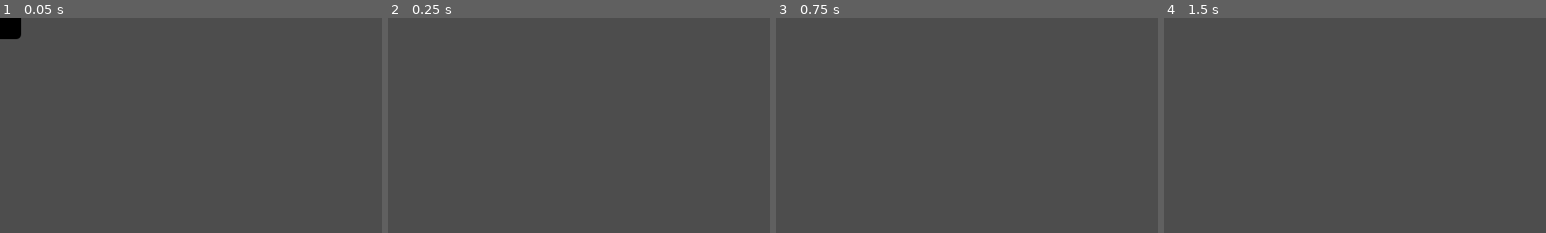
Above: before the commit, frames 1-4 (left to right).
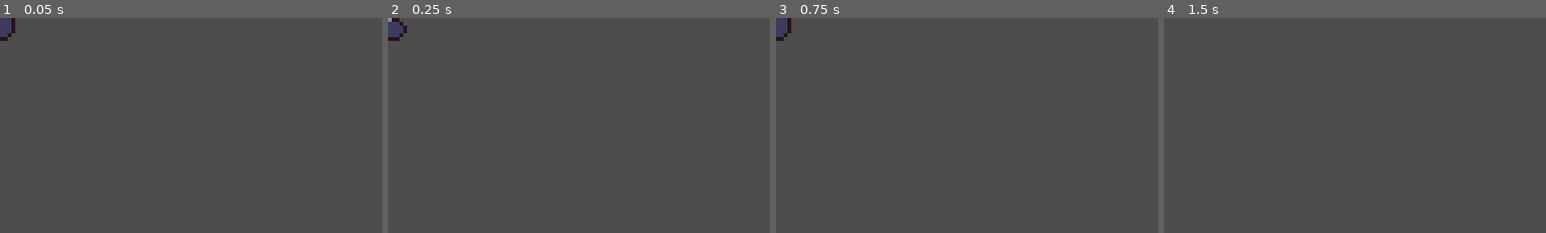
Above: after the commit, the same moments.

Repository: cat-o-tron/duck-game
Game: Godot game, scene res://Player/abilities/Bombs/BombObject.tscn
Same seed, same stepped clock (60 frames per second), same inputs: the game is played once before the commit and once after it. The project has no main scene, so this scene is started directly. The engine's default icon, where the game draws it, is replaced by a stand-in: a white triangle on a blue panel in a dark square.
Inputs:
- Up to frame 1 (0.05 s): no input
- Up to frame 2 (0.25 s): no input
- Up to frame 3 (0.75 s): tap Enter at 0.5 s
- Up to frame 4 (1.5 s): no input
The pictures show only the part of the screen within x 0-50%, y 0-50%; the shares and areas given below are measured in that part.
In our replay, the window is 800x450 before the commit and 640x360 after it. These sizes can differ from the game's own. Grey fills any space a smaller window leaves; there, only what the larger window draws over its background counts as a difference.

The runs differ from the first frame. In frame 1, 0.6% of the frame differs, in the area x 0-6%, y 0-11%; in frame 2, 0.2%; in frame 3, 0.1%; in frame 4, only the window size differs.

Commit message:
added sprites and changed resolution
- changed sprites
- changed resolution
- added some animations

Diff:
--- a/Player/Player.tscn
+++ b/Player/Player.tscn
@@ -1,12 +1,12 @@
-[gd_scene load_steps=8 format=3 uid="uid://wo2b3ufobfxi"]
+[gd_scene load_steps=12 format=3 uid="uid://wo2b3ufobfxi"]
 
-[ext_resource type="Texture2D" uid="uid://b4fvvrriqiir6" path="res://icon.svg" id="1_xhfnw"]
+[ext_resource type="Texture2D" uid="uid://dmoc4fxdoh6sm" path="res://sprites/entities.png" id="1_ddoul"]
 [ext_resource type="PackedScene" uid="uid://bitrh3alrrfd5" path="res://Player/UserMove.tscn" id="2_q3lat"]
 [ext_resource type="PackedScene" uid="uid://b7vnk6hkhkfud" path="res://Player/abilities/teleporter/TeleporterAbility.tscn" id="3_tok1r"]
 [ext_resource type="PackedScene" uid="uid://1riko5ljpr6r" path="res://Player/abilities/Bombs/bombsAbility.tscn" id="4_ddoul"]
 
 [sub_resource type="RectangleShape2D" id="RectangleShape2D_xhfnw"]
-size = Vector2(80, 80)
+size = Vector2(11, 9)
 
 [sub_resource type="GDScript" id="GDScript_tok1r"]
 resource_name = "AbilitiesManager"
@@ -34,21 +34,58 @@
 			timeHeld = 0
 "
 
+[sub_resource type="GDScript" id="GDScript_ddoul"]
+resource_name = "HurtArea"
+script/source = "extends Area2D
+
+
+signal Hit(By:Area2D)
+
+func _ready() -> void:
+	connect(\"area_entered\", area_entered)
+	connect(\"Hit\", hit)
+
+func area_entered(area:Area2D):
+	if area.is_in_group(\"Damage Area\"):
+		Hit.emit(area)
+
+
+func hit(By:Area2D):
+	By=By
+	print(\" ouch\")
+"
+
 [sub_resource type="CircleShape2D" id="CircleShape2D_ddoul"]
-radius = 32.0
+radius = 3.1622777
+
+[sub_resource type="Animation" id="Animation_8g4oa"]
+resource_name = "idle"
+
+[sub_resource type="Animation" id="Animation_6ysni"]
+resource_name = "walk"
+
+[sub_resource type="AnimationLibrary" id="AnimationLibrary_vlldt"]
+_data = {
+&"idle": SubResource("Animation_8g4oa"),
+&"walk": SubResource("Animation_6ysni")
+}
 
 [node name="Player" type="CharacterBody2D"]
-y_sort_enabled = true
 
 [node name="Icon" type="Sprite2D" parent="."]
-scale = Vector2(0.625, 0.625)
-texture = ExtResource("1_xhfnw")
+texture = ExtResource("1_ddoul")
+hframes = 2
+vframes = 3
 
 [node name="CollisionShape2D" type="CollisionShape2D" parent="."]
+position = Vector2(-0.49999997, 0.49999997)
 scale = Vector2(0.99999994, 0.99999994)
 shape = SubResource("RectangleShape2D_xhfnw")
 
 [node name="UserMove" parent="." instance=ExtResource("2_q3lat")]
+MaxSpeed = 100.0
+Accel = 0.7
+Deccel = 0.8
 
 [node name="Abilities" type="Node" parent="."]
 script = SubResource("GDScript_tok1r")
@@ -59,7 +96,13 @@
 cooldown = 0.1
 
 [node name="HurtCircle" type="Area2D" parent="."]
+script = SubResource("GDScript_ddoul")
 
 [node name="CollisionShape2D" type="CollisionShape2D" parent="HurtCircle"]
 shape = SubResource("CircleShape2D_ddoul")
 debug_color = Color(0.9999997, 0.0037328284, 0.089695714, 0.41960785)
+
+[node name="AnimationPlayer" type="AnimationPlayer" parent="."]
+libraries = {
+&"": SubResource("AnimationLibrary_vlldt")
+}
--- a/Player/abilities/Bombs/BombObject.tscn
+++ b/Player/abilities/Bombs/BombObject.tscn
@@ -1,6 +1,6 @@
 [gd_scene load_steps=16 format=3 uid="uid://hkq5lrinxotg"]
 
-[ext_resource type="Texture2D" uid="uid://b4fvvrriqiir6" path="res://icon.svg" id="1_j10rs"]
+[ext_resource type="Texture2D" uid="uid://dmoc4fxdoh6sm" path="res://sprites/entities.png" id="1_j10rs"]
 
 [sub_resource type="GDScript" id="GDScript_j10rs"]
 resource_name = "BombObjectManger"
@@ -17,21 +17,43 @@
 	$AnimationPlayer.play(\"expload\")
 "
 
-[sub_resource type="Animation" id="Animation_o67tb"]
-resource_name = "idle"
-length = 0.13333668
-loop_mode = 1
+[sub_resource type="Animation" id="Animation_kthyn"]
+length = 0.001
 tracks/0/type = "value"
 tracks/0/imported = false
 tracks/0/enabled = true
-tracks/0/path = NodePath("Icon:visible")
+tracks/0/path = NodePath("GPUParticles2D:emitting")
 tracks/0/interp = 1
 tracks/0/loop_wrap = true
 tracks/0/keys = {
-"times": PackedFloat32Array(0, 0.06666667),
-"transitions": PackedFloat32Array(1, 1),
-"update": 1,
-"values": [true, false]
+"times": PackedFloat32Array(0),
+"transitions": PackedFloat32Array(1),
+"update": 1,
+"values": [false]
+}
+tracks/1/type = "value"
+tracks/1/imported = false
+tracks/1/enabled = true
+tracks/1/path = NodePath("Area2D/CollisionShape2D:disabled")
+tracks/1/interp = 1
+tracks/1/loop_wrap = true
+tracks/1/keys = {
+"times": PackedFloat32Array(0),
+"transitions": PackedFloat32Array(1),
+"update": 1,
+"values": [true]
+}
+tracks/2/type = "value"
+tracks/2/imported = false
+tracks/2/enabled = true
+tracks/2/path = NodePath("Icon:frame")
+tracks/2/interp = 1
+tracks/2/loop_wrap = true
+tracks/2/keys = {
+"times": PackedFloat32Array(0),
+"transitions": PackedFloat32Array(1),
+"update": 1,
+"values": [2]
 }
 
 [sub_resource type="Animation" id="Animation_t7se3"]
@@ -56,20 +78,35 @@
 tracks/1/interp = 1
 tracks/1/loop_wrap = true
 tracks/1/keys = {
-"times": PackedFloat32Array(0),
+"times": PackedFloat32Array(0.033333335),
 "transitions": PackedFloat32Array(1),
 "values": [{
 "args": [],
 "method": &"Boom"
 }]
 }
-
-[sub_resource type="Animation" id="Animation_kthyn"]
-length = 0.001
+tracks/2/type = "value"
+tracks/2/imported = false
+tracks/2/enabled = true
+tracks/2/path = NodePath("Area2D/CollisionShape2D:disabled")
+tracks/2/interp = 1
+tracks/2/loop_wrap = true
+tracks/2/keys = {
+"times": PackedFloat32Array(0),
+"transitions": PackedFloat32Array(1),
+"update": 1,
+"values": [false]
+}
+
+[sub_resource type="Animation" id="Animation_o67tb"]
+resource_name = "idle"
+length = 0.16667084
+loop_mode = 1
+step = 0.041666668
 tracks/0/type = "value"
 tracks/0/imported = false
 tracks/0/enabled = true
-tracks/0/path = NodePath("Icon:visible")
+tracks/0/path = NodePath("Area2D/CollisionShape2D:disabled")
 tracks/0/interp = 1
 tracks/0/loop_wrap = true
 tracks/0/keys = {
@@ -81,14 +118,14 @@
 tracks/1/type = "value"
 tracks/1/imported = false
 tracks/1/enabled = true
-tracks/1/path = NodePath("GPUParticles2D:emitting")
+tracks/1/path = NodePath("Icon:frame")
 tracks/1/interp = 1
 tracks/1/loop_wrap = true
 tracks/1/keys = {
-"times": PackedFloat32Array(0),
-"transitions": PackedFloat32Array(1),
-"update": 1,
-"values": [false]
+"times": PackedFloat32Array(0, 0.083333336),
+"transitions": PackedFloat32Array(1, 1),
+"update": 1,
+"values": [2, 3]
 }
 
 [sub_resource type="AnimationLibrary" id="AnimationLibrary_fmq17"]
@@ -127,12 +164,11 @@
 inherit_velocity_ratio = 1.0
 spread = 180.0
 flatness = 1.0
-initial_velocity_min = 400.0
-initial_velocity_max = 600.0
+initial_velocity_min = 100.0
+initial_velocity_max = 150.0
 gravity = Vector3(0, 0, 0)
-damping_max = 100.00001
 scale_min = 0.0
-scale_max = 70.0
+scale_max = 10.0
 scale_curve = SubResource("CurveTexture_mr8q1")
 color_ramp = SubResource("GradientTexture1D_w64q4")
 alpha_curve = SubResource("CurveTexture_7ug7u")
@@ -149,15 +185,16 @@
 "
 
 [sub_resource type="CircleShape2D" id="CircleShape2D_j10rs"]
-radius = 96.0
+radius = 25.298222
 
 [node name="BombObject" type="Node2D"]
 script = SubResource("GDScript_j10rs")
 
 [node name="Icon" type="Sprite2D" parent="."]
-modulate = Color(0, 0, 0, 1)
-scale = Vector2(0.5, 0.5)
 texture = ExtResource("1_j10rs")
+hframes = 2
+vframes = 3
+frame = 2
 
 [node name="AnimationPlayer" type="AnimationPlayer" parent="."]
 libraries = {
@@ -174,9 +211,10 @@
 amount = 60
 lifetime = 0.3
 one_shot = true
+speed_scale = 1.3
 explosiveness = 1.0
 randomness = 0.3
-trail_lifetime = 0.09999999999999999
+trail_lifetime = 0.1
 trail_sections = 100
 process_material = SubResource("ParticleProcessMaterial_34iut")
 script = SubResource("GDScript_o67tb")
@@ -185,6 +223,7 @@
 
 [node name="CollisionShape2D" type="CollisionShape2D" parent="Area2D"]
 shape = SubResource("CircleShape2D_j10rs")
+disabled = true
 
 [connection signal="timeout" from="Timer" to="." method="_on_timer_timeout"]
 [connection signal="finished" from="GPUParticles2D" to="GPUParticles2D" method="_on_finished"]
--- a/Player/abilities/Bombs/bombsAbility.tscn
+++ b/Player/abilities/Bombs/bombsAbility.tscn
@@ -23,6 +23,7 @@
 
 [node name="Bombs" type="Node"]
 script = SubResource("GDScript_ddoul")
+cooldown = 0.4
 metadata/_custom_type_script = "uid://3hj1hn1trh5b"
 
 [node name="Timer" type="Timer" parent="."]
--- a/Player/abilities/teleporter/TeleporterObject.tscn
+++ b/Player/abilities/teleporter/TeleporterObject.tscn
@@ -1,10 +1,11 @@
 [gd_scene load_steps=2 format=3 uid="uid://babnhsup1grq"]
 
-[ext_resource type="Texture2D" uid="uid://b4fvvrriqiir6" path="res://icon.svg" id="1_a0utb"]
+[ext_resource type="Texture2D" uid="uid://dmoc4fxdoh6sm" path="res://sprites/entities.png" id="1_a0utb"]
 
 [node name="TeleporterObject" type="Node2D"]
 
 [node name="Icon" type="Sprite2D" parent="."]
-modulate = Color(0.39277464, 0.39277464, 0.3927746, 1)
-scale = Vector2(1, 0.5)
 texture = ExtResource("1_a0utb")
+hframes = 2
+vframes = 3
+frame = 4
--- a/project.godot
+++ b/project.godot
@@ -16,6 +16,10 @@
 
 [display]
 
+window/size/viewport_width=160
+window/size/viewport_height=90
+window/size/window_width_override=1152
+window/size/window_height_override=648
 window/stretch/mode="viewport"
 
 [global_group]
@@ -59,3 +63,7 @@
 "events": [Object(InputEventKey,"resource_local_to_scene":false,"resource_name":"","device":-1,"window_id":0,"alt_press …(192 unchanged characters)…
 ]
 }
+
+[rendering]
+
+textures/canvas_textures/default_texture_filter=0
--- a/test_level.tscn
+++ b/test_level.tscn
@@ -3,6 +3,7 @@
 [ext_resource type="PackedScene" uid="uid://wo2b3ufobfxi" path="res://Player/Player.tscn" id="1_gojnm"]
 
 [node name="test level" type="Node2D"]
+y_sort_enabled = true
 
 [node name="Player" parent="." instance=ExtResource("1_gojnm")]
-position = Vector2(688, 312)
+position = Vector2(64, 32)
Binary file added: sprites/entities.ase
Binary file added: sprites/entities.png
Not shown, added: sprites/entities.png.import
